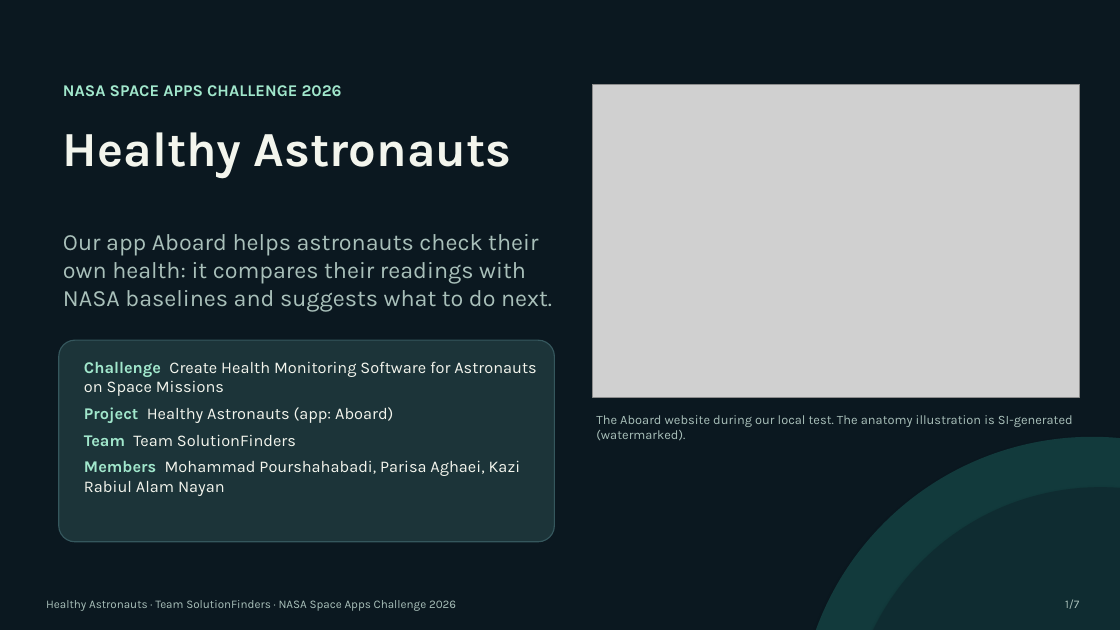
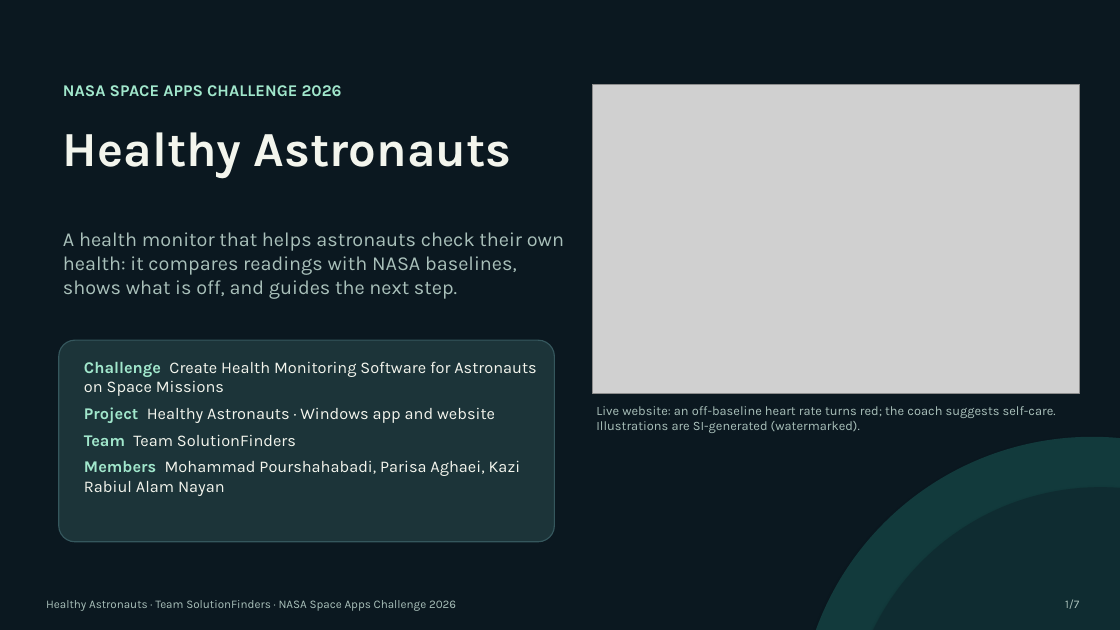
Before and after one commit to MohammadPourshahabadi/NasaHackaton, a slide deck: slide 1 of presentation/Aboard-Demo.pptx. Drawn at 1120x630 pixels with LibreOffice and Linux fonts; fonts in the diff are those of the drawing; grey boxes stand for pictures. Boxes give left, top, right and bottom in pixels: in the first picture for what was removed or moved away, otherwise in the second. Text is boxed around its words. In the diff, an @@ line names an element or a change of style, - is before the commit and + after.

```diff
--- a/presentation/Aboard-Demo.pptx
+++ b/presentation/Aboard-Demo.pptx
@@ picture: place and size @@
-picture at [592,84,1080,397]
+picture at [592,84,1080,393]
@@ text at [63,232,564,299]: text changed; size 20 to 17 pt @@
-Our app Aboard helps astronauts check their own health: it compares their readings with NASA baselines and suggests what to do next.
+A health monitor that helps astronauts check their own health: it compares readings with NASA baselines, shows what is off, and guides the next step.
@@ text at [84,407,495,423]: text changed @@
-Project Healthy Astronauts (app: Aboard)
+Project Healthy Astronauts · Windows app and website
@@ text at [596,406,1056,433]: text changed @@
-The Aboard website during our local test. The anatomy illustration is SI-generated (watermarked).
+Live website: an off-baseline heart rate turns red; the coach suggests self-care. Illustrations are SI-generated (watermarked).
```
Also in this commit, not shown: 3 other slides changed, 1 slide added, 1 slide removed, 10 other files.
